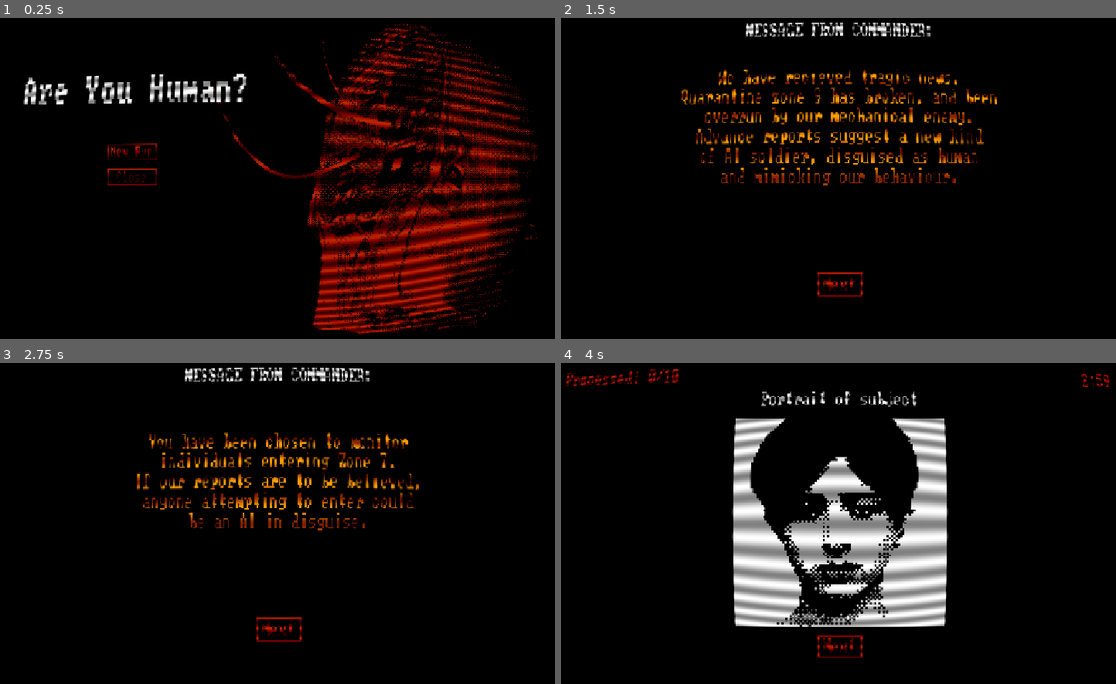
Above: before the commit, frames 1-4 (two rows, left to right).
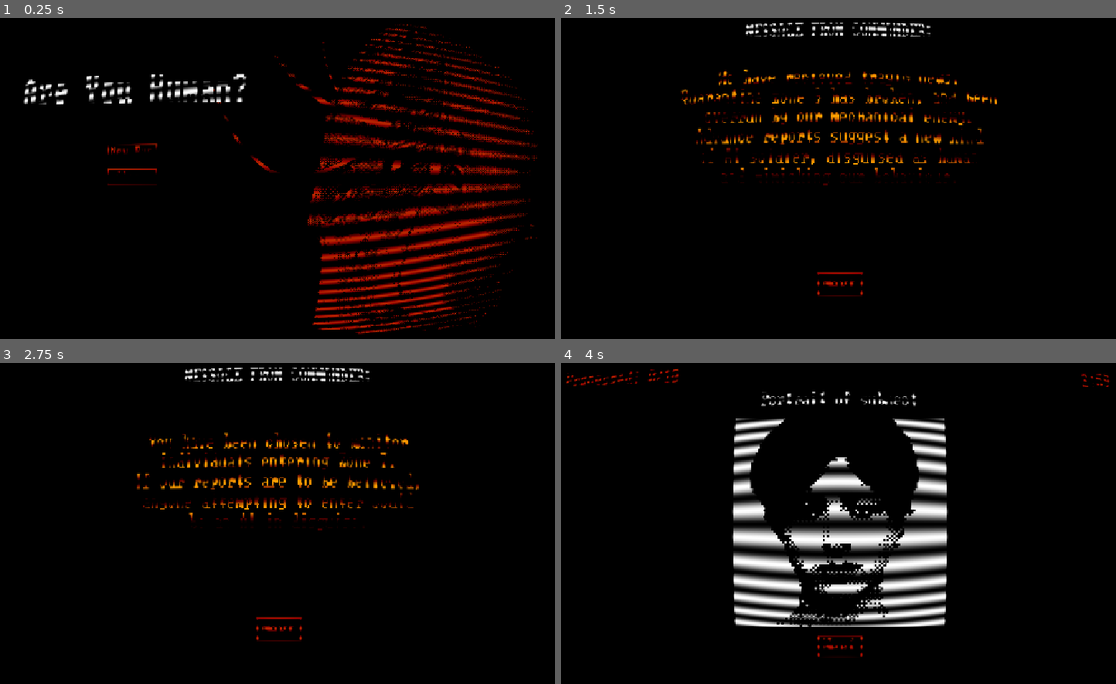
Above: after the commit, the same moments.

Repository: Evelyn-is-eepy/Man-VS-Machine-Game-Jam
Game: Godot game, scene res://Scenes/main_menu.tscn
Two runs of this game, one before a commit and one after it. Both use one fixed random seed, a clock stepped at 60 frames per second and the inputs below.
Inputs:
- Up to frame 1 (0.25 s): no input
- Up to frame 2 (1.5 s): click "New Run" at 0.5 s; click "Next" at 1.25 s
- Up to frame 3 (2.75 s): click "Next" at 2 s
- Up to frame 4 (4 s): click "Next" at 2.75 s; click "Begin" at 3.5 s

The runs differ from the first frame. In frame 1, 13% of the frame differs, in the area x 4-98%, y 1-99%; in frame 2, 3.3%; in frame 3, 2.7%; in frame 4, 11%.

Commit message:
added level content

Diff:
--- /dev/null
+++ b/Scenes/Intermission6.tscn
@@ -0,0 +1,156 @@
+[gd_scene format=3 uid="uid://b2q01fjp3s30p"]
+
+[ext_resource type="FontFile" uid="uid://bm72eatk5ovw1" path="res://Assets/Fonts/Web437_IBM_BIOS-2y.woff" id="1_eykmt"]
+[ext_resource type="Script" uid="uid://du8am0l3ja1of" path="res://Scripts/main.gd" id="2_sbrep"]
+[ext_resource type="PackedScene" uid="uid://s17ujet3gkyr" path="res://Scenes/nav_button.tscn" id="3_kdm8x"]
+
+[sub_resource type="Theme" id="Theme_jw32o"]
+default_font = ExtResource("1_eykmt")
+
+[node name="Control" type="Control" unique_id=321524383 node_paths=PackedStringArray("camera", "loading_screen", "portrait_rect", "hand_rect", "portrait_screen", "processing_bar", "quota_tracker", "response_box")]
+layout_mode = 3
+anchors_preset = 15
+anchor_right = 1.0
+anchor_bottom = 1.0
+grow_horizontal = 2
+grow_vertical = 2
+size_flags_horizontal = 4
+theme = SubResource("Theme_jw32o")
+script = ExtResource("2_sbrep")
+camera = NodePath("")
+loading_screen = NodePath("")
+portrait_rect = NodePath("")
+hand_rect = NodePath("")
+ai_chance = 0.2
+face_passing_chance = 0.2
+hand_passing_chance = 0.1
+portrait_screen = NodePath("")
+processing_bar = NodePath("")
+quota = 10
+quota_tracker = NodePath("UILayer/Label")
+response_box = NodePath("")
+is_intermission = true
+
+[node name="Camera2D" type="Camera2D" parent="." unique_id=1977575525]
+position = Vector2(-1, 0)
+zoom = Vector2(2, 2)
+
+[node name="Page1" type="HBoxContainer" parent="." unique_id=323761919]
+layout_mode = 1
+anchors_preset = -1
+anchor_left = -0.5
+anchor_top = -0.50200003
+anchor_right = 0.5
+anchor_bottom = 0.49800003
+offset_top = 0.2960205
+offset_bottom = 0.29599
+grow_horizontal = 2
+grow_vertical = 2
+alignment = 1
+
+[node name="VBoxContainer2" type="VBoxContainer" parent="Page1" unique_id=949370315]
+layout_mode = 2
+alignment = 1
+
+[node name="VBoxContainer" type="VBoxContainer" parent="Page1/VBoxContainer2" unique_id=2108608652]
+custom_minimum_size = Vector2(0, 200)
+layout_mode = 2
+theme_override_constants/separation = 10
+alignment = 1
+
+[node name="Label" type="Label" parent="Page1/VBoxContainer2/VBoxContainer" unique_id=276583814]
+layout_mode = 2
+text = "1 DAY SINCE DISASTER"
+horizontal_alignment = 1
+
+[node name="VBoxContainer2" type="VBoxContainer" parent="Page1/VBoxContainer2" unique_id=901309587]
+custom_minimum_size = Vector2(0, 100)
+layout_mode = 2
+theme_override_constants/separation = 10
+alignment = 1
+
+[node name="CenterContainer" parent="Page1/VBoxContainer2/VBoxContainer2" unique_id=148418125 node_paths=PackedStringArray("destination", "control") instance=ExtResource("3_kdm8x")]
+layout_mode = 2
+destination = NodePath("../../../../Page2/Marker2D")
+control = NodePath("../../../..")
+button_text = "Next"
+
+[node name="Marker2D" type="Marker2D" parent="Page1" unique_id=849652550]
+position = Vector2(576, 325)
+
+[node name="Page2" type="HBoxContainer" parent="." unique_id=716349874]
+layout_mode = 1
+anchors_preset = -1
+anchor_left = -0.5
+anchor_top = -0.50200003
+anchor_right = 0.5
+anchor_bottom = 0.49800003
+offset_top = 1024.296
+offset_bottom = 1024.296
+grow_horizontal = 2
+grow_vertical = 2
+alignment = 1
+
+[node name="VBoxContainer2" type="VBoxContainer" parent="Page2" unique_id=283980771]
+layout_mode = 2
+alignment = 1
+
+[node name="VBoxContainer" type="VBoxContainer" parent="Page2/VBoxContainer2" unique_id=1617185012]
+custom_minimum_size = Vector2(0, 200)
+layout_mode = 2
+theme_override_constants/separation = 10
+
+[node name="Label" type="Label" parent="Page2/VBoxContainer2/VBoxContainer" unique_id=1438079037]
+layout_mode = 2
+text = "MESSAGE FROM COMMANDER:"
+horizontal_alignment = 1
+
+[node name="VBoxContainer" type="VBoxContainer" parent="Page2/VBoxContainer2/VBoxContainer" unique_id=963080299]
+layout_mode = 2
+size_flags_vertical = 3
+alignment = 1
+
+[node name="Label2" type="Label" parent="Page2/VBoxContainer2/VBoxContainer/VBoxContainer" unique_id=461663239]
+layout_mode = 2
+theme_override_colors/font_color = Color(1, 0.627451, 0, 1)
+text = "get working y'all"
+horizontal_alignment = 1
+
+[node name="VBoxContainer2" type="VBoxContainer" parent="Page2/VBoxContainer2" unique_id=1420096578]
+custom_minimum_size = Vector2(0, 100)
+layout_mode = 2
+theme_override_constants/separation = 10
+alignment = 1
+
+[node name="CenterContainer" parent="Page2/VBoxContainer2/VBoxContainer2" unique_id=1493389069 node_paths=PackedStringArray("control") instance=ExtResource("3_kdm8x")]
+layout_mode = 2
+control = NodePath("../../../..")
+button_text = "Next"
+
+[node name="Marker2D" type="Marker2D" parent="Page2" unique_id=114006086]
+position = Vector2(576, 325)
+
+[node name="UILayer" type="CanvasLayer" parent="." unique_id=664292137]
+visible = false
+
+[node name="Label" type="Label" parent="UILayer" unique_id=915795369]
+offset_left = 19.0
+offset_top = -271.0
+offset_right = 243.0
+offset_bottom = -239.0
+theme_override_colors/font_color = Color(0.72156864, 0.14901961, 0.003921569, 1)
+theme_override_fonts/font = ExtResource("1_eykmt")
+theme_override_font_sizes/font_size = 32
+text = "Processed: x/x"
+
+[node name="Label" type="Label" parent="UILayer/Label" unique_id=1837879972]
+layout_mode = 0
+offset_left = 884.0
+offset_top = 4.0
+offset_right = 1108.0
+offset_bottom = 36.0
+theme_override_colors/font_color = Color(0.72156864, 0.14901961, 0.003921569, 1)
+theme_override_fonts/font = ExtResource("1_eykmt")
+theme_override_font_sizes/font_size = 32
+text = "xx:xx"
+horizontal_alignment = 2
--- a/Scenes/crt_effect.tscn
+++ b/Scenes/crt_effect.tscn
@@ -5,7 +5,7 @@
 [sub_resource type="ShaderMaterial" id="ShaderMaterial_4ghio"]
 shader = ExtResource("1_fw52h")
 shader_parameter/warp_amount = 0.250000011875
-shader_parameter/scanline_darkness = 0.25
+shader_parameter/scanline_darkness = 0.5
 
 [node name="CanvasLayer" type="CanvasLayer" unique_id=1716290176]
 layer = 2
--- a/Scenes/game_over.tscn
+++ b/Scenes/game_over.tscn
@@ -23,6 +23,7 @@
 quota = 10
 quota_tracker = NodePath("UILayer/Label")
 is_intermission = true
+next_scene = "res://Scenes/main_menu.tscn"
 
 [node name="Camera2D" type="Camera2D" parent="." unique_id=1977575525]
 position = Vector2(-1, 0)
@@ -106,7 +107,12 @@
 [node name="Label2" type="Label" parent="Page2/VBoxContainer2/VBoxContainer/VBoxContainer" unique_id=461663239]
 layout_mode = 2
 theme_override_colors/font_color = Color(1, 0.627451, 0, 1)
-text = "fuck you.........."
+text = "There have been sightings of AIs within
+the walls of Zone 7.
+You are undoubtably responisble for this
+failure to protect our interests.
+The Project's fate was in your hands,
+and you failed."
 horizontal_alignment = 1
 
 [node name="VBoxContainer2" type="VBoxContainer" parent="Page2/VBoxContainer2" unique_id=1420096578]
--- a/Scripts/main.gd
+++ b/Scripts/main.gd
@@ -48,6 +48,7 @@
 var score: int = 0
 var subjects_processed: int = 0
 var time_remaining: float
+
 
 # Called when the node enters the scene tree for the first time.
 func _ready() -> void:
@@ -148,6 +149,7 @@
 	generate_subject()
 	move_camera(portrait_screen, 0.0)
 
+
 # Move to the next day/intermission
 func to_next_scene():
 	if (not is_intermission):
@@ -157,7 +159,10 @@
 			get_tree().change_scene_to_file(FAIL_SCENE)
 	get_tree().change_scene_to_file(next_scene)
 
+
 func update_timer(remaining_time: float):
 	var mins = int(floor(remaining_time / 60.0))
 	var seconds = int(floor(remaining_time - mins * 60.0))
+	if seconds < 10:
+		seconds = "0" + str(seconds)
 	timer.text = str(mins) + ":" + str(seconds)
